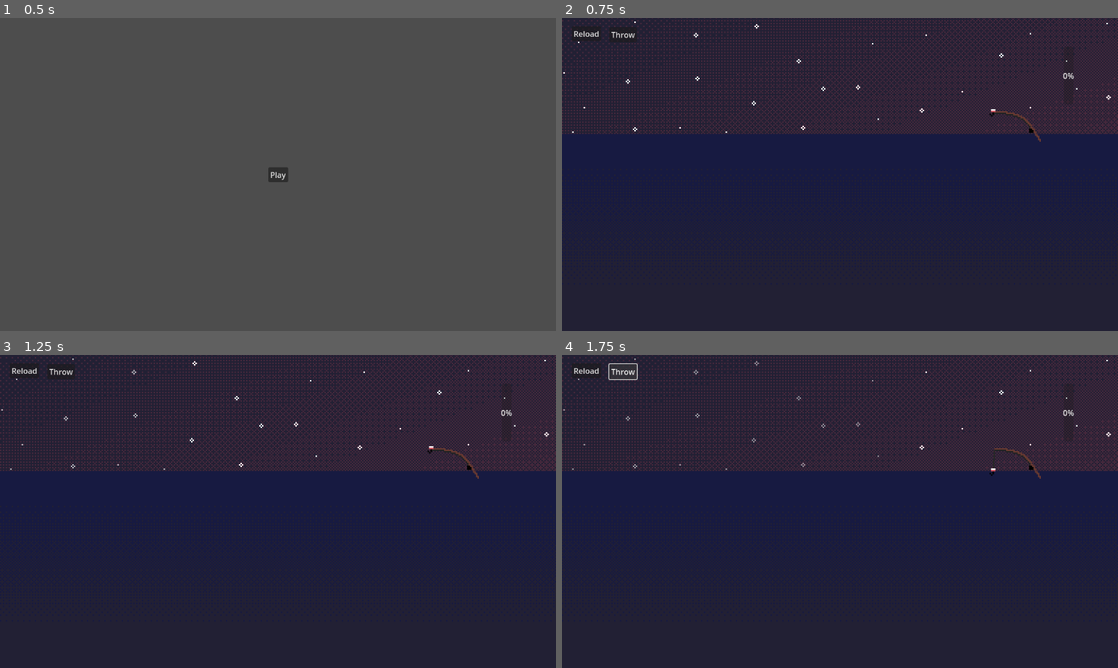
Above: before the commit, frames 1-4 (two rows, left to right).
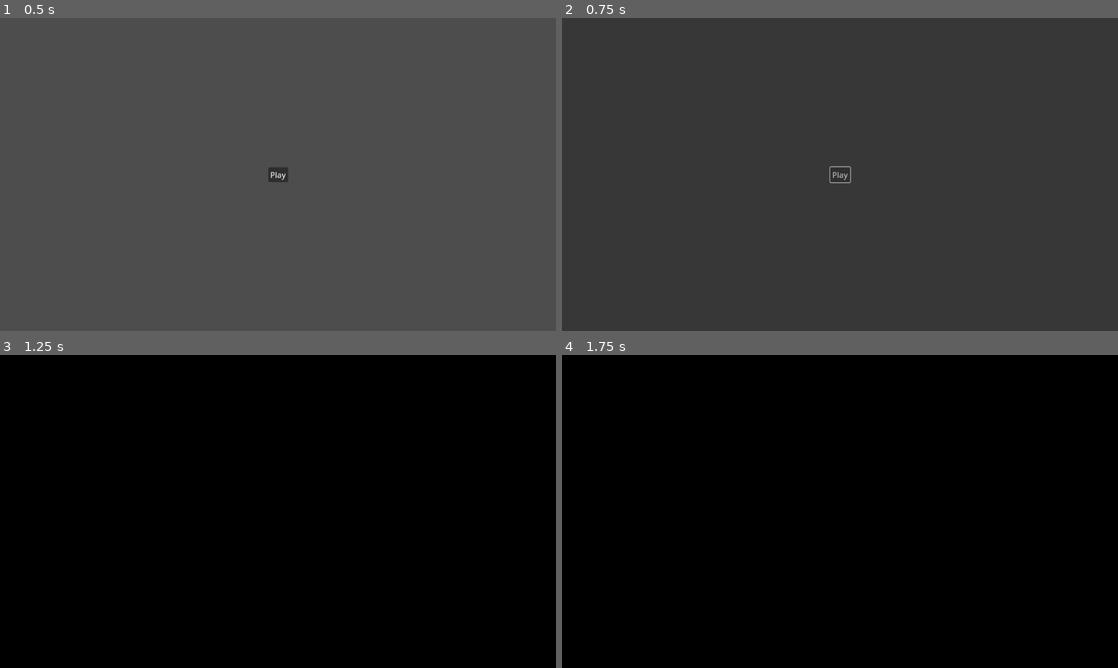
Above: after the commit, the same moments.

Repository: MarinaFlynne/LD54
Game: Godot game, scene res://Scenes/main_menu.tscn
The game is run twice, just before and just after one commit, with the same random seed, the same clock (stepped at 60 frames per second) and the same inputs.
Inputs (mouse positions are in pixels of both pictures, inside the frame that each line leads up to):
- Up to frame 1 (0.5 s): no input
- Up to frame 2 (0.75 s): click "Play" at 0.5 s
- Up to frame 3 (1.25 s): no input
- Up to frame 4 (1.75 s): click (623, 370) at 1.25 s, where only the run before the commit has a clickable "Throw"

Frame 1 is identical in both runs. In frame 2, 34% of the frame differs, in the area x 0-100%, y 1-86%; in frame 3, 100%; in frame 4, 100%, in the area x 0-100%, y 0-100%.

Commit message:
added hook reeling in and background transitions

Diff:
--- a/Scenes/fishing.gd
+++ b/Scenes/fishing.gd
@@ -5,21 +5,36 @@
 var throw_charging: bool = false # true iff the player is currently charging their throw power
 var throw_enabled = true # true iff throwing the rod is currently enabled
 
+# represents the current time since the fishing began, in intervals of 30s
+var time = 0
+
+@export var MorningAnimPlayers: Array[NodePath]
+@export var AfternoonAnimPlayers: Array[NodePath]
+@export var AfternoonCloudPlayers: Array[NodePath]
+
 @export var cloud_speed = 200
 
 # Called when the node enters the scene tree for the first time.
 func _ready():
-	pass # Replace with function body.
-
+	$Hook.set_physics_process(false)
+	$Clouds/Cloud1/Afternoon.modulate = Color(1,1,1,0)
+	$Clouds/Cloud2/Afternoon.modulate = Color(1,1,1,0)
+	$ThrowProgress.hide()
 
 # Called every frame. 'delta' is the elapsed time since the previous frame.
 func _process(delta):
 	update_fishing_line()
 	move_clouds(delta)
 
+	if Input.is_action_just_pressed("throw_rod") and throw_enabled:
+		$ThrowProgress.value = 0
+		$ThrowProgress.show()
+		throw_charging = true
+
 	if throw_charging:
 		if Input.is_action_pressed("throw_rod"):
 			$ThrowProgress.value += 2
+			throw_charging = true
 		else:
 			throw_charging = false
 			throw_enabled = false
@@ -42,6 +57,7 @@
 
 
 func throw_rod(power):
+	$Hook.set_physics_process(true)
 	$Hook.throw(power)
 	$ThrowProgress.hide()
 
@@ -54,3 +70,29 @@
 
 func _on_reload_pressed():
 	SceneManager.RestartScene()
+
+
+func _on_area_2d_body_entered(body):
+	$Hook.set_physics_process(false)
+	$Hook.global_position = $FishingRod/AttachPoint.global_position
+	throw_enabled = true
+	pass # Replace with function body.
+
+
+func _on_s_clock_timeout():
+	time += 30
+
+	if time == 30:
+		for path in MorningAnimPlayers:
+			var AniPlayer = get_node(path)
+			AniPlayer.play("Fade")
+		for path in AfternoonCloudPlayers:
+			var Aniplayer = get_node(path)
+			Aniplayer.play_backwards("Fade")
+	if time == 90:
+		for path in AfternoonAnimPlayers:
+			var AniPlayer = get_node(path)
+			AniPlayer.play("Fade")
+		for path in AfternoonCloudPlayers:
+			var Aniplayer = get_node(path)
+			Aniplayer.play("FadeFast")
--- a/Scenes/fishing.tscn
+++ b/Scenes/fishing.tscn
@@ -109,6 +109,7 @@
 [ext_resource type="Texture2D" uid="uid://ch73snhwf30mx" path="res://Sprites/Sky/Night/frame_097_delay-0.2s.png" id="101_neuuo"]
 [ext_resource type="Texture2D" uid="uid://c6d2x425ifxgl" path="res://Sprites/Sky/Night/frame_098_delay-0.2s.png" id="102_2ww5a"]
 [ext_resource type="Texture2D" uid="uid://cujfbrp14ax0i" path="res://Sprites/Sky/Night/frame_099_delay-0.2s.png" id="103_hh4w8"]
+[ext_resource type="Texture2D" uid="uid://i8tr2mx8glp2" path="res://Sprites/Sky/clouds_morning.png" id="105_v73lo"]
 
 [sub_resource type="SpriteFrames" id="SpriteFrames_4yu7h"]
 animations = [{
@@ -418,34 +419,139 @@
 "speed": 5.0
 }]
 
+[sub_resource type="Animation" id="Animation_y450w"]
+resource_name = "Fade"
+length = 30.0
+tracks/0/type = "value"
+tracks/0/imported = false
+tracks/0/enabled = true
+tracks/0/path = NodePath(".:modulate")
+tracks/0/interp = 1
+tracks/0/loop_wrap = true
+tracks/0/keys = {
+"times": PackedFloat32Array(0, 30),
+"transitions": PackedFloat32Array(1, 1),
+"update": 0,
+"values": [Color(1, 1, 1, 1), Color(1, 1, 1, 0)]
+}
+
+[sub_resource type="Animation" id="Animation_rx8ql"]
+length = 0.001
+tracks/0/type = "value"
+tracks/0/imported = false
+tracks/0/enabled = true
+tracks/0/path = NodePath(".:modulate")
+tracks/0/interp = 1
+tracks/0/loop_wrap = true
+tracks/0/keys = {
+"times": PackedFloat32Array(0),
+"transitions": PackedFloat32Array(1),
+"update": 0,
+"values": [Color(1, 1, 1, 1)]
+}
+
+[sub_resource type="Animation" id="Animation_1ok6y"]
+resource_name = "FadeFast"
+length = 15.0
+tracks/0/type = "value"
+tracks/0/imported = false
+tracks/0/enabled = true
+tracks/0/path = NodePath(".:modulate")
+tracks/0/interp = 1
+tracks/0/loop_wrap = true
+tracks/0/keys = {
+"times": PackedFloat32Array(0, 15),
+"transitions": PackedFloat32Array(1, 1),
+"update": 0,
+"values": [Color(1, 1, 1, 1), Color(1, 1, 1, 0)]
+}
+
+[sub_resource type="AnimationLibrary" id="AnimationLibrary_yyp1v"]
+_data = {
+"Fade": SubResource("Animation_y450w"),
+"FadeFast": SubResource("Animation_1ok6y"),
+"RESET": SubResource("Animation_rx8ql")
+}
+
+[sub_resource type="Animation" id="Animation_2e2hg"]
+resource_name = "Fade"
+length = 30.0
+tracks/0/type = "value"
+tracks/0/imported = false
+tracks/0/enabled = true
+tracks/0/path = NodePath(".:modulate")
+tracks/0/interp = 1
+tracks/0/loop_wrap = true
+tracks/0/keys = {
+"times": PackedFloat32Array(0, 30),
+"transitions": PackedFloat32Array(1, 1),
+"update": 0,
+"values": [Color(1, 1, 1, 1), Color(1, 1, 1, 0)]
+}
+
+[sub_resource type="Animation" id="Animation_744by"]
+length = 0.001
+tracks/0/type = "value"
+tracks/0/imported = false
+tracks/0/enabled = true
+tracks/0/path = NodePath(".:modulate")
+tracks/0/interp = 1
+tracks/0/loop_wrap = true
+tracks/0/keys = {
+"times": PackedFloat32Array(0),
+"transitions": PackedFloat32Array(1),
+"update": 0,
+"values": [Color(1, 1, 1, 1)]
+}
+
+[sub_resource type="AnimationLibrary" id="AnimationLibrary_bkraw"]
+_data = {
+"Fade": SubResource("Animation_2e2hg"),
+"RESET": SubResource("Animation_744by")
+}
+
 [sub_resource type="RectangleShape2D" id="RectangleShape2D_pniyi"]
 size = Vector2(1154, 408)
 
+[sub_resource type="RectangleShape2D" id="RectangleShape2D_3dynf"]
+size = Vector2(11.6667, 18)
+
 [node name="Fishing" type="Node2D"]
 script = ExtResource("1_cb4ro")
+MorningAnimPlayers = Array[NodePath]([NodePath("Background/SkyMorning/AnimationPlayer"), NodePath("Clouds/Cloud1/Morning/AnimationPlayer"), NodePath("Clouds/Cloud2/Morning/AnimationPlayer"), NodePath("Ocean/OceanMorning/AnimationPlayer")])
+AfternoonAnimPlayers = Array[NodePath]([NodePath("Background/SkyAfternoon/AnimationPlayer"), NodePath("Ocean/OceanAfternoon/AnimationPlayer")])
+AfternoonCloudPlayers = Array[NodePath]([NodePath("Clouds/Cloud1/Afternoon/AnimationPlayer"), NodePath("Clouds/Cloud2/Afternoon/AnimationPlayer")])
 cloud_speed = 5
 
 [node name="Background" type="Node2D" parent="."]
+
+[node name="SkyNight" type="AnimatedSprite2D" parent="Background"]
+position = Vector2(576, 232)
+scale = Vector2(3, 3)
+sprite_frames = SubResource("SpriteFrames_4yu7h")
+autoplay = "default"
 
 [node name="SkyAfternoon" type="Sprite2D" parent="Background"]
 position = Vector2(576, 324)
 scale = Vector2(3, 3)
 texture = ExtResource("2_oqc3f")
 
+[node name="AnimationPlayer" type="AnimationPlayer" parent="Background/SkyAfternoon"]
+libraries = {
+"": SubResource("AnimationLibrary_yyp1v")
+}
+
 [node name="SkyMorning" type="Sprite2D" parent="Background"]
-visible = false
 position = Vector2(576, 324)
 scale = Vector2(3, 3)
 texture = ExtResource("3_nd2gq")
 
-[node name="SkyNight" type="AnimatedSprite2D" parent="Background"]
-position = Vector2(576, 232)
-scale = Vector2(3, 3)
-sprite_frames = SubResource("SpriteFrames_4yu7h")
-autoplay = "default"
+[node name="AnimationPlayer" type="AnimationPlayer" parent="Background/SkyMorning"]
+libraries = {
+"": SubResource("AnimationLibrary_yyp1v")
+}
 
 [node name="Clouds" type="Node2D" parent="."]
-visible = false
 
 [node name="Cloud1" type="Node2D" parent="Clouds"]
 
@@ -455,39 +561,81 @@
 scale = Vector2(3, 3)
 texture = ExtResource("10_c2qv7")
 
+[node name="AnimationPlayer" type="AnimationPlayer" parent="Clouds/Cloud1/Afternoon"]
+libraries = {
+"": SubResource("AnimationLibrary_yyp1v")
+}
+
+[node name="Morning" type="Sprite2D" parent="Clouds/Cloud1"]
+texture_repeat = 2
+position = Vector2(0, 103)
+scale = Vector2(3, 3)
+texture = ExtResource("105_v73lo")
+
+[node name="AnimationPlayer" type="AnimationPlayer" parent="Clouds/Cloud1/Morning"]
+libraries = {
+"": SubResource("AnimationLibrary_yyp1v")
+}
+
 [node name="Cloud2" type="Node2D" parent="Clouds"]
 position = Vector2(-2304, 0)
 
-[node name="Afternoon2" type="Sprite2D" parent="Clouds/Cloud2"]
+[node name="Afternoon" type="Sprite2D" parent="Clouds/Cloud2"]
 texture_repeat = 2
 position = Vector2(0, 103)
 scale = Vector2(3, 3)
 texture = ExtResource("10_c2qv7")
 
+[node name="AnimationPlayer" type="AnimationPlayer" parent="Clouds/Cloud2/Afternoon"]
+libraries = {
+"": SubResource("AnimationLibrary_yyp1v")
+}
+
+[node name="Morning" type="Sprite2D" parent="Clouds/Cloud2"]
+texture_repeat = 2
+position = Vector2(0, 103)
+scale = Vector2(3, 3)
+texture = ExtResource("105_v73lo")
+
+[node name="AnimationPlayer" type="AnimationPlayer" parent="Clouds/Cloud2/Morning"]
+libraries = {
+"": SubResource("AnimationLibrary_yyp1v")
+}
+
 [node name="Ocean" type="Node2D" parent="."]
-
-[node name="OceanAfternoon" type="Sprite2D" parent="Ocean"]
-visible = false
-position = Vector2(576, 324)
-scale = Vector2(3, 3)
-texture = ExtResource("2_7ns47")
-
-[node name="OceanMorning" type="Sprite2D" parent="Ocean"]
-visible = false
-position = Vector2(576, 324)
-scale = Vector2(3, 3)
-texture = ExtResource("5_fv55p")
 
 [node name="OceanNight" type="Sprite2D" parent="Ocean"]
 position = Vector2(576, 324)
 scale = Vector2(3, 3)
 texture = ExtResource("7_g1gey")
 
+[node name="OceanAfternoon" type="Sprite2D" parent="Ocean"]
+position = Vector2(576, 324)
+scale = Vector2(3, 3)
+texture = ExtResource("2_7ns47")
+
+[node name="AnimationPlayer" type="AnimationPlayer" parent="Ocean/OceanAfternoon"]
+libraries = {
+"": SubResource("AnimationLibrary_yyp1v")
+}
+
+[node name="OceanMorning" type="Sprite2D" parent="Ocean"]
+position = Vector2(576, 324)
+scale = Vector2(3, 3)
+texture = ExtResource("5_fv55p")
+
+[node name="AnimationPlayer" type="AnimationPlayer" parent="Ocean/OceanMorning"]
+libraries = {
+"": SubResource("AnimationLibrary_bkraw")
+}
+
 [node name="Camera2D" type="Camera2D" parent="."]
 position = Vector2(576, 324)
 
 [node name="WaterCollider" type="Area2D" parent="."]
 visible = false
+collision_layer = 0
+collision_mask = 8
 
 [node name="CollisionShape2D" type="CollisionShape2D" parent="WaterCollider"]
 position = Vector2(575, 444)
@@ -501,21 +649,23 @@
 [node name="AttachPoint" type="Node2D" parent="FishingRod"]
 position = Vector2(-16, -3.33334)
 
+[node name="Area2D" type="Area2D" parent="FishingRod"]
+collision_layer = 0
+collision_mask = 8
+
+[node name="CollisionShape2D" type="CollisionShape2D" parent="FishingRod/Area2D"]
+position = Vector2(-18.6667, 2.66666)
+shape = SubResource("RectangleShape2D_3dynf")
+
 [node name="FishingLine" type="Line2D" parent="."]
 points = PackedVector2Array(0, 0, 0, 0)
-width = 3.0
-default_color = Color(0.152941, 0.152941, 0.152941, 1)
+width = 2.0
+default_color = Color(0, 0, 0, 1)
 
 [node name="Hook" parent="." instance=ExtResource("5_s578x")]
 position = Vector2(894, 191)
 max_throw_velocity = Vector2(-760, -450)
-
-[node name="Throw" type="Button" parent="."]
-offset_left = 98.0
-offset_top = 19.0
-offset_right = 155.0
-offset_bottom = 50.0
-text = "Throw"
+AttachPoint = NodePath("../FishingRod/AttachPoint")
 
 [node name="Reload" type="Button" parent="."]
 offset_left = 20.0
@@ -530,8 +680,14 @@
 offset_right = 1060.0
 offset_bottom = 179.0
 fill_mode = 3
+show_percentage = false
+
+[node name="30sClock" type="Timer" parent="."]
+wait_time = 30.0
+autostart = true
 
 [connection signal="body_entered" from="WaterCollider" to="Hook" method="_on_water_collision_body_entered"]
 [connection signal="body_exited" from="WaterCollider" to="Hook" method="_on_water_collider_body_exited"]
-[connection signal="pressed" from="Throw" to="Hook" method="_on_button_pressed"]
+[connection signal="body_entered" from="FishingRod/Area2D" to="." method="_on_area_2d_body_entered"]
 [connection signal="pressed" from="Reload" to="." method="_on_reload_pressed"]
+[connection signal="timeout" from="30sClock" to="." method="_on_s_clock_timeout"]
--- a/Scenes/hook.gd
+++ b/Scenes/hook.gd
@@ -7,15 +7,24 @@
 @export var max_throw_velocity = Vector2(-200, -400) # Adjust as needed
 
 @export var default_gravity_scale: float = 1
-@export var underwater_gravity_scale: float = 0.05
+@export var underwater_gravity_scale: float = 0.1
 @export var enter_water_velocity_scale: float = 0.1
-@export var drag_coefficient = 0.05 # Adjust as needed
+@export var drag_coefficient = 0.005 # Adjust as needed
 @export var drag_coefficient_x = 0.5 # Adjust as needed
+
+@export var nudge_speed = 20
+@export var pull_velocity = 200
+@export var AttachPoint: NodePath
+
 
 var gravity_scale: int = default_gravity_scale
 var in_water: bool = false
 var is_thrown: bool = false
 var gravity_on: bool = false
+
+# to store previous velocity for pulling
+var previous_velocity
+var returning_to_prev_velocity: bool
 
 # Get the gravity from the project settings to be synced with RigidBody nodes.
 var gravity = ProjectSettings.get_setting("physics/2d/default_gravity")
@@ -36,8 +45,10 @@
 	else:
 		if in_water:
 			gravity_scale = underwater_gravity_scale
-			var drag_force = -velocity.normalized().x * drag_coefficient_x * velocity.length()
-			velocity.x += drag_force * delta
+			var drag_force_x = -velocity.normalized().x * drag_coefficient_x * velocity.length()
+			velocity.x += drag_force_x * delta
+#			var drag_force_y = -velocity.normalized().y * drag_coefficient * velocity.length()
+#			velocity.y += drag_force_y * delta
 		else:
 			gravity_scale = default_gravity_scale
 
@@ -45,16 +56,27 @@
 	if not is_on_floor():
 		velocity.y += gravity * gravity_scale * delta
 
+	if returning_to_prev_velocity and velocity.y <= previous_velocity:
+		velocity.y += 4
+	elif returning_to_prev_velocity and velocity.y > previous_velocity:
+		returning_to_prev_velocity = false
 
-
-	# Get the input direction and handle the movement/deceleration.
-	# As good practice, you should replace UI actions with custom gameplay actions.
-#	var direction = Input.get_axis("ui_left", "ui_right")
-#	if direction:
-#		velocity.x = direction * SPEED
-#	else:
-#		velocity.x = move_toward(velocity.x, 0, SPEED)
-
+	# Nudge the hook left or right
+	if Input.is_action_just_pressed("nudge_hook_left"):
+		velocity.x = -1 * nudge_speed
+	elif Input.is_action_just_pressed("nudge_hook_right"):
+		velocity.x = 1 * nudge_speed
+	elif Input.is_action_just_pressed("pull_hook"):
+		var direction_of_rod: Vector2 = (get_node(AttachPoint).global_position - global_position).normalized()
+		velocity += pull_velocity * delta * direction_of_rod
+	elif Input.is_action_just_pressed("reel_in") and !returning_to_prev_velocity:
+		previous_velocity = velocity.y
+	elif Input.is_action_pressed("reel_in"):
+		var direction_of_rod: Vector2 = (get_node(AttachPoint).global_position - global_position).normalized()
+		velocity += pull_velocity * delta * direction_of_rod
+	elif Input.is_action_just_released("reel_in"):
+		returning_to_prev_velocity = true
+		pass
 	move_and_slide()
 
 
@@ -70,10 +92,6 @@
 	in_water = false
 
 func throw(power):
-#	velocity = max_throw_velocity * (power / 100)
 	velocity = Vector2(max_throw_velocity.x * (power/100), max_throw_velocity.y * (power/100))
 	gravity_on = true
 	is_thrown = true
-
-func _on_button_pressed():
-	throw(20)
--- a/Scenes/hook.tscn
+++ b/Scenes/hook.tscn
@@ -8,6 +8,8 @@
 
 [node name="Hook" type="CharacterBody2D"]
 scale = Vector2(3, 3)
+collision_layer = 8
+collision_mask = 16
 script = ExtResource("1_7n8os")
 metadata/_edit_group_ = true
 
--- a/Scenes/scene_manager.tscn
+++ b/Scenes/scene_manager.tscn
@@ -1,10 +1,71 @@
-[gd_scene load_steps=2 format=3 uid="uid://c7slxuevj50a0"]
+[gd_scene load_steps=5 format=3 uid="uid://c7slxuevj50a0"]
 
 [ext_resource type="Script" path="res://Scripts/scene_manager.gd" id="1_8kyoy"]
 
-[node name="SceneManager" type="Node"]
+[sub_resource type="Animation" id="Animation_vctfi"]
+resource_name = "Fade"
+length = 0.6
+tracks/0/type = "value"
+tracks/0/imported = false
+tracks/0/enabled = true
+tracks/0/path = NodePath("CanvasLayer/ColorRect:color")
+tracks/0/interp = 1
+tracks/0/loop_wrap = true
+tracks/0/keys = {
+"times": PackedFloat32Array(0, 0.6),
+"transitions": PackedFloat32Array(1, 1),
+"update": 0,
+"values": [Color(0, 0, 0, 0), Color(0, 0, 0, 1)]
+}
+
+[sub_resource type="Animation" id="Animation_amr5i"]
+length = 0.001
+tracks/0/type = "value"
+tracks/0/imported = false
+tracks/0/enabled = true
+tracks/0/path = NodePath("CanvasLayer/ColorRect:color")
+tracks/0/interp = 1
+tracks/0/loop_wrap = true
+tracks/0/keys = {
+"times": PackedFloat32Array(0),
+"transitions": PackedFloat32Array(1),
+"update": 0,
+"values": [Color(0, 0, 0, 0)]
+}
+
+[sub_resource type="AnimationLibrary" id="AnimationLibrary_2e5l2"]
+_data = {
+"Fade": SubResource("Animation_vctfi"),
+"RESET": SubResource("Animation_amr5i")
+}
+
+[node name="SceneManager" type="Node2D"]
 script = ExtResource("1_8kyoy")
 Scenes = {
 "fishing": &"res://Scenes/fishing.tscn",
 "main_menu": &"res://Scenes/main_menu.tscn"
 }
+fadePath = NodePath("CanvasLayer/ColorRect/Fade")
+
+[node name="CanvasLayer" type="CanvasLayer" parent="."]
+
+[node name="ColorRect" type="ColorRect" parent="CanvasLayer"]
+anchors_preset = 8
+anchor_left = 0.5
+anchor_top = 0.5
+anchor_right = 0.5
+anchor_bottom = 0.5
+offset_left = -5062.0
+offset_top = -4462.0
+offset_right = 4938.0
+offset_bottom = 5538.0
+grow_horizontal = 2
+grow_vertical = 2
+mouse_filter = 2
+color = Color(0, 0, 0, 0)
+
+[node name="Fade" type="AnimationPlayer" parent="CanvasLayer/ColorRect"]
+root_node = NodePath("../../..")
+libraries = {
+"": SubResource("AnimationLibrary_2e5l2")
+}
--- a/Scripts/scene_manager.gd
+++ b/Scripts/scene_manager.gd
@@ -9,6 +9,7 @@
 # A collection of scenes in the game. Scenes are added through the Inspector panel
 # Key: scene alias as a String, value: path to scene (MUST be of StringName type)
 @export var Scenes : Dictionary = {}
+@export var fadePath: NodePath
 
 # Alias of the currently selected scene
 var m_CurrentSceneAlias: String = ""
@@ -31,8 +32,13 @@
 
 # Description: Switch to the requested scene based on its alias
 # Parameter sceneAlias: The scene alias of the scene to switch to
-func SwitchScene(sceneAlias : String) -> void:
+func SwitchScene(sceneAlias : String, fade = true) -> void:
+	var fadeNode = get_node(fadePath)
+	fadeNode.play("Fade")
+	await fadeNode.animation_finished
 	get_tree().change_scene_to_file(Scenes[sceneAlias])
+	await get_tree().create_timer(0.7).timeout
+	fadeNode.play_backwards("Fade")
 
 # Description: Restart the current scene
 func RestartScene() -> void:
--- a/project.godot
+++ b/project.godot
@@ -37,11 +37,34 @@
 "events": [Object(InputEventKey,"resource_local_to_scene":false,"resource_name":"","device":-1,"window_id":0,"alt_pressed":false,"shift_pressed":false,"ctrl_pressed":false,"meta_pressed":false,"pressed":false,"keycode":0,"physical_keycode":32,"key_label":0,"unicode":32,"echo":false,"script":null)
 ]
 }
+nudge_hook_left={
+"deadzone": 0.5,
+"events": [Object(InputEventKey,"resource_local_to_scene":false,"resource_name":"","device":-1,"window_id":0,"alt_pressed":false,"shift_pressed":false,"ctrl_pressed":false,"meta_pressed":false,"pressed":false,"keycode":0,"physical_keycode":4194319,"key_label":0,"unicode":0,"echo":false,"script":null)
+]
+}
+nudge_hook_right={
+"deadzone": 0.5,
+"events": [Object(InputEventKey,"resource_local_to_scene":false,"resource_name":"","device":-1,"window_id":0,"alt_pressed":false,"shift_pressed":false,"ctrl_pressed":false,"meta_pressed":false,"pressed":false,"keycode":0,"physical_keycode":4194321,"key_label":0,"unicode":0,"echo":false,"script":null)
+]
+}
+pull_hook={
+"deadzone": 0.5,
+"events": [Object(InputEventKey,"resource_local_to_scene":false,"resource_name":"","device":-1,"window_id":0,"alt_pressed":false,"shift_pressed":false,"ctrl_pressed":false,"meta_pressed":false,"pressed":false,"keycode":0,"physical_keycode":4194320,"key_label":0,"unicode":0,"echo":false,"script":null)
+]
+}
+reel_in={
+"deadzone": 0.5,
+"events": [Object(InputEventKey,"resource_local_to_scene":false,"resource_name":"","device":-1,"window_id":0,"alt_pressed":false,"shift_pressed":false,"ctrl_pressed":false,"meta_pressed":false,"pressed":false,"keycode":0,"physical_keycode":90,"key_label":0,"unicode":122,"echo":false,"script":null)
+]
+}
 
 [layer_names]
 
+2d_physics/layer_1="Water"
 2d_physics/layer_2="CatchRect"
 2d_physics/layer_3="Arrow"
+2d_physics/layer_4="Hook"
+2d_physics/layer_5="Fish"
 
 [rendering]
 
Not shown: 1 places in Scenes/fishing.tscn that only renumber resources
